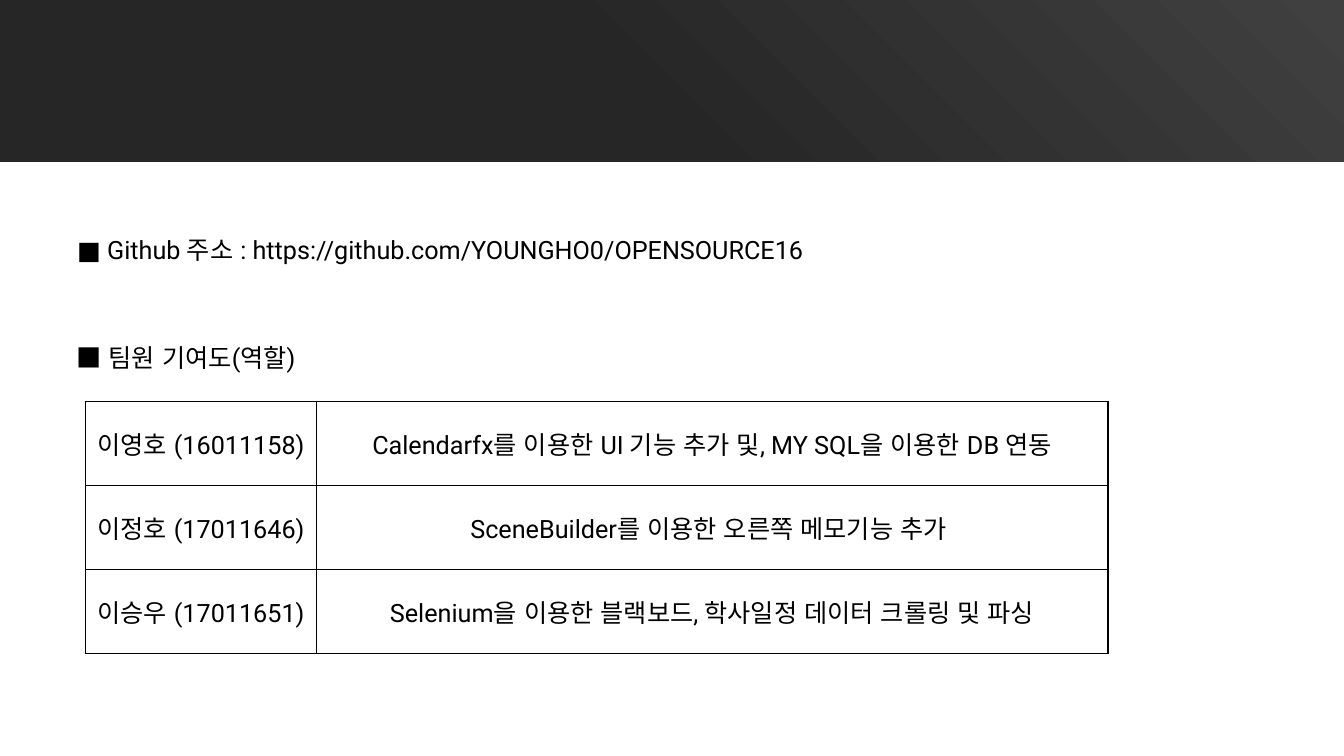
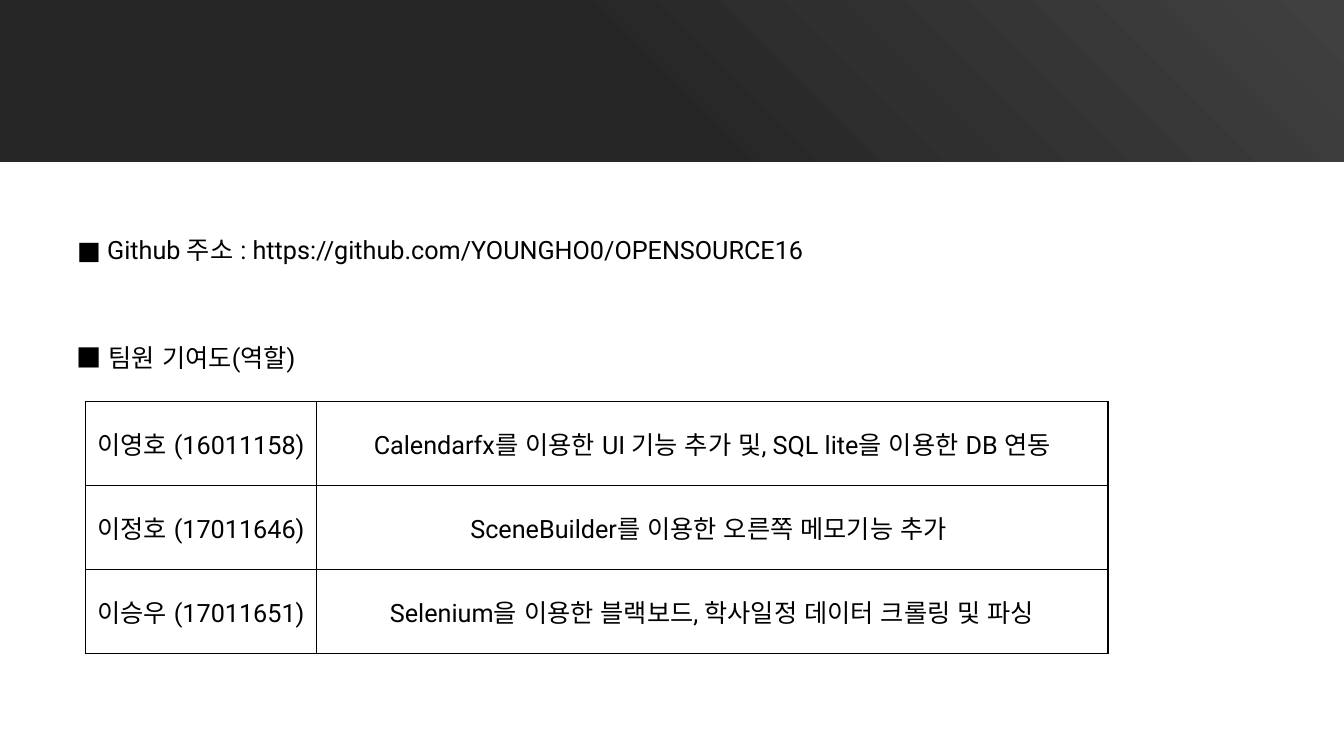
Before and after one commit to EvolvingProgrammer/OPENSOURCE16, a slide deck: slide 30 of ppt/계획서 0530.pptx (slide 27 before the commit). Drawn at 1344x756 pixels with LibreOffice and Linux fonts; fonts in the diff are those of the drawing. Boxes give left, top, right and bottom in pixels: in the first picture for what was removed or moved away, otherwise in the second. Text is boxed around its words. In the diff, an @@ line names an element or a change of style, - is before the commit and + after.

```diff
--- a/ppt/계획서 0530.pptx
+++ b/ppt/계획서 0530.pptx
@@ table at box(86, 330, 1109, 654) @@
-row 2, column 2: Calendarfx를 이용한 UI 기능 추가 및, MY SQL을 이용한 DB 연동
+row 2, column 2: Calendarfx를 이용한 UI 기능 추가 및, SQL lite을 이용한 DB 연동
```
Also in this commit, not shown: 3 slides added, 6 other files.
